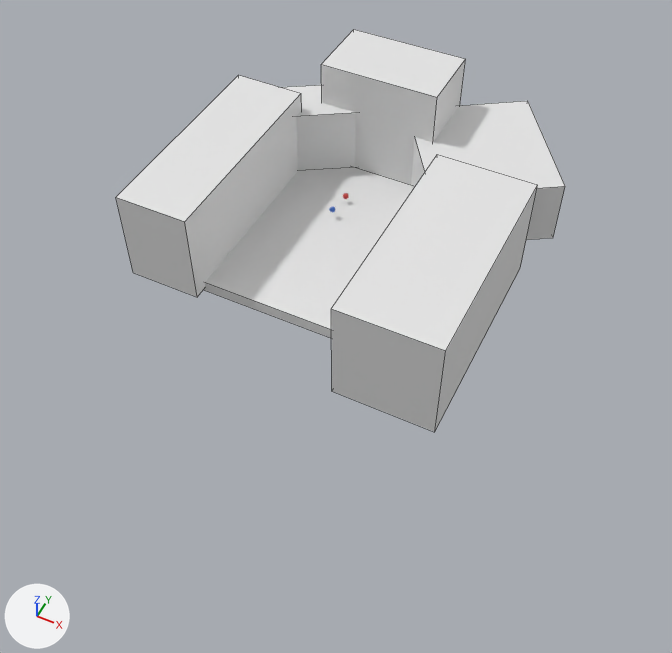
Before and after pictures for a commit that changed the Blender file scene.blend.
The view is the same before and after, from a camera (50 mm lens) standing at (52.5, -107.4, 105.6) and looking at (10.8, -23.9, 1.2). Lighting does not change. The marker at lower left points along +X, +Y and +Z. Mesh edges are drawn as thin lines on the coarser meshes.

Objects in the first picture: 'level'.
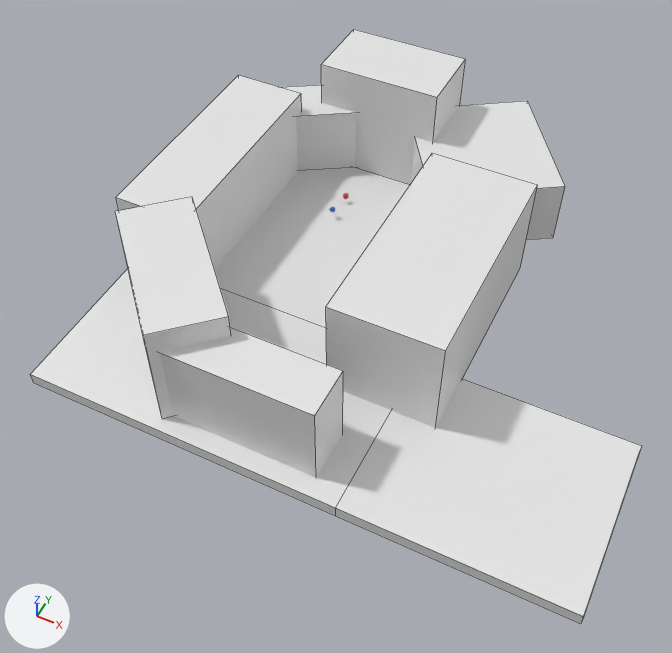
Changed parts and their boxes [x1, y1, x2, y2] in the pictures (672 x 653 px):
'level', reshaped (36% wider, 48% taller)
    before: [116, 29, 565, 432]
    after: [30, 29, 642, 624]
part 1 of me_level, added
    after: [159, 327, 343, 478]
part 2 of me_level, built on
    before: [203, 154, 537, 432]
    after: [30, 153, 642, 624]

What the commit changed:
me_level is used by ob_level; location (0.0, 0.0, 0.0).
me_level had 48 vertices, 36 faces and spanned x -24.5..33.7, y -34.2..30.0, z -1.0..19.9.
me_level now has 72 vertices, 56 faces and spans x -24.5..57.2, y -51.6..30.0, z -1.0..19.9.
me_level part 1: a new loose piece, a box spanning x -4.1..20.3, y -48.7..-40.9, z -0.5..14.7, in mat_material_002 (its picture is missing).
Part 2, on me_level:
1 face is deleted.
4 vertices in x 15.3, y -34.2..1.6, z 0.0..17.3 move by (-0.8, 0.0, 0.0).
16 vertices are added at x -24.5..57.2, y -51.6..-24.5, z -1.0..18.5.
15 new faces join them.
